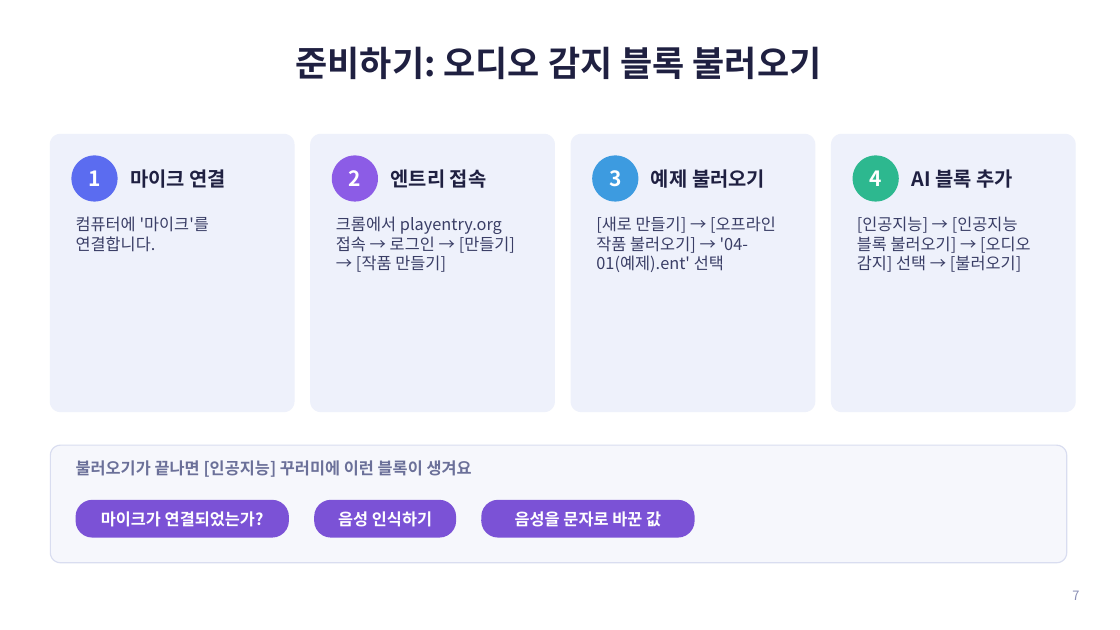
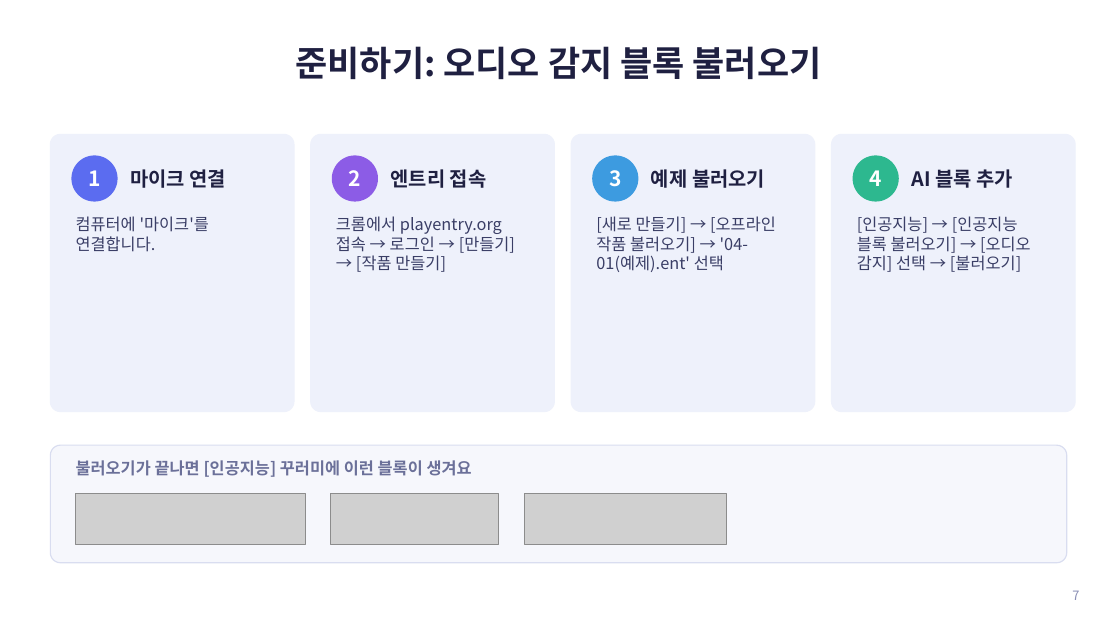
Before and after one commit to jisun294020-ops/school, a slide deck: slide 7 of entry-ai-audio/엔트리_AI_오디오감지_수업자료.pptx. Drawn at 1120x630 pixels with LibreOffice and Linux fonts; fonts in the diff are those of the drawing; grey boxes stand for pictures. Boxes give left, top, right and bottom in pixels: in the first picture for what was removed or moved away, otherwise in the second. Text is boxed around its words. In the diff, an @@ line names an element or a change of style, - is before the commit and + after.

```diff
--- a/entry-ai-audio/엔트리_AI_오디오감지_수업자료.pptx
+++ b/entry-ai-audio/엔트리_AI_오디오감지_수업자료.pptx
@@ rounded rectangle removed at (76,500,289,538) @@
-마이크가 연결되었는가?
@@ picture added at (76,494,305,544) @@
@@ rounded rectangle removed at (314,500,456,538) @@
-음성 인식하기
@@ picture added at (330,494,499,544) @@
@@ rounded rectangle removed at (481,500,695,538) @@
-음성을 문자로 바꾼 값
@@ picture added at (524,494,727,544) @@
```
Also in this commit, not shown: 10 other slides changed, 19 other files.
